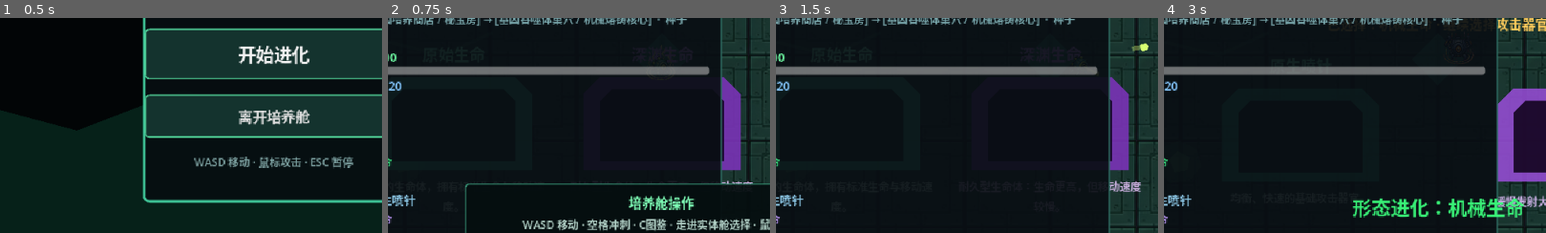
Above: before the commit, frames 1-4 (left to right).
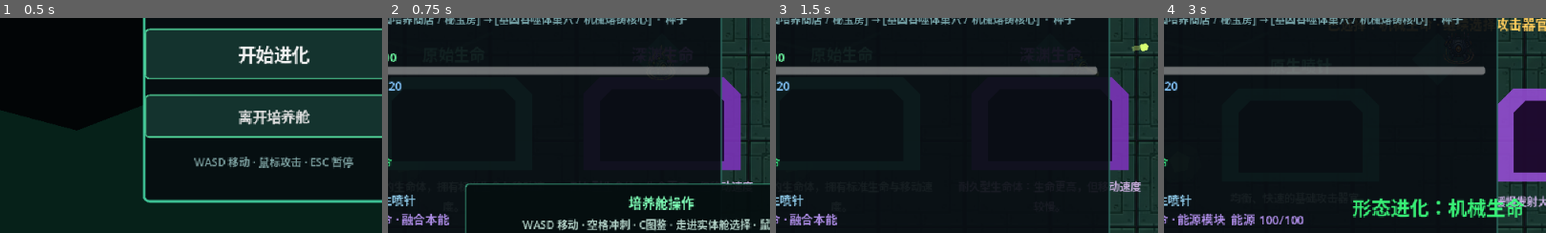
Above: after the commit, the same moments.

Repository: LIJUNCAN1/-Roguelike
Game: Godot game, scene res://scenes/ui/title_screen.tscn
Same seed, same stepped clock (60 frames per second), same inputs: the game is played once before the commit and once after it.
Inputs (mouse positions are % of the whole screen's width and height, from its top left):
- Up to frame 1 (0.5 s): no input
- Up to frame 2 (0.75 s): click "开始进化" at 0.5 s
- Up to frame 3 (1.5 s): tap Enter (ui_accept) at 1.25 s; move the mouse to (72, 45) at 1.27 s; press the mouse at (72, 45) at 1.28 s; hold D (move_right) from 1.28 s (still down)
- Up to frame 4 (3 s): tap Enter (ui_accept) at 1.52, 2.27 s; move the mouse to (30, 55) at 2.02 s; release D (move_right) at 2.03 s; release the mouse at (30, 55) at 2.03 s; hold S (move_down) 2.03-2.78 s; click (30, 55) at 2.1 s; move the mouse to (60, 28) at 2.77 s; hold D (move_right) from 2.78 s (still down); hold P (damage_test_player) from 2.78 s (still down)
The pictures show only the part of the screen within x 14-64%, y 40-90%; the shares and areas given below are measured in that part.

Frame 1 is identical in both runs. In frame 2, 0.5% of the frame differs, in the area x 2-16%, y 90-97%; in frame 3, 0.5%; in frame 4, 1.1%, in the area x 2-37%, y 90-97%.

Commit message:
feat: differentiate playable lifeforms

Diff:
--- a/data/characters/abyss_life.tres
+++ b/data/characters/abyss_life.tres
@@ -1,7 +1,8 @@
-[gd_resource type="Resource" script_class="CharacterData" load_steps=3 format=3]
+[gd_resource type="Resource" script_class="CharacterData" load_steps=4 format=3]
 
 [ext_resource type="Script" path="res://scripts/actors/character_data.gd" id="1_data"]
 [ext_resource type="Resource" path="res://data/evolutions/abyss_base_life.tres" id="2_evolution"]
+[ext_resource type="Resource" path="res://data/characters/traits/abyss_devour_trait.tres" id="3_trait"]
 
 [resource]
 script = ExtResource("1_data")
@@ -9,5 +10,6 @@
 display_name = "深渊生命"
 description = "耐久型生命体：生命更高，但移动速度较慢。"
 base_evolution = ExtResource("2_evolution")
+trait_data = ExtResource("3_trait")
 max_health = 125.0
 move_speed = 105.0
--- a/data/characters/mechanical_life.tres
+++ b/data/characters/mechanical_life.tres
@@ -1,7 +1,8 @@
-[gd_resource type="Resource" script_class="CharacterData" load_steps=3 format=3]
+[gd_resource type="Resource" script_class="CharacterData" load_steps=4 format=3]
 
 [ext_resource type="Script" path="res://scripts/actors/character_data.gd" id="1_data"]
 [ext_resource type="Resource" path="res://data/evolutions/mechanical_base_life.tres" id="2_evolution"]
+[ext_resource type="Resource" path="res://data/characters/traits/mechanical_energy_trait.tres" id="3_trait"]
 
 [resource]
 script = ExtResource("1_data")
@@ -9,5 +10,6 @@
 display_name = "机械生命"
 description = "高机动生命体：速度更快，但最大生命较低。"
 base_evolution = ExtResource("2_evolution")
+trait_data = ExtResource("3_trait")
 max_health = 85.0
 move_speed = 135.0
--- a/data/characters/original_life.tres
+++ b/data/characters/original_life.tres
@@ -1,7 +1,8 @@
-[gd_resource type="Resource" script_class="CharacterData" load_steps=3 format=3]
+[gd_resource type="Resource" script_class="CharacterData" load_steps=4 format=3]
 
 [ext_resource type="Script" path="res://scripts/actors/character_data.gd" id="1_character_data"]
 [ext_resource type="Resource" path="res://data/evolutions/base_life.tres" id="2_evolution"]
+[ext_resource type="Resource" path="res://data/characters/traits/original_fusion_trait.tres" id="3_trait"]
 
 [resource]
 script = ExtResource("1_character_data")
@@ -9,5 +10,6 @@
 display_name = "原始生命"
 description = "均衡的生命体，拥有标准生命与移动速度。"
 base_evolution = ExtResource("2_evolution")
+trait_data = ExtResource("3_trait")
 max_health = 100.0
 move_speed = 120.0
--- /dev/null
+++ b/data/characters/traits/abyss_devour_trait.tres
@@ -0,0 +1,12 @@
+[gd_resource type="Resource" script_class="CharacterTraitData" load_steps=2 format=3]
+
+[ext_resource type="Script" path="res://scripts/characters/character_trait_data.gd" id="1"]
+
+[resource]
+script = ExtResource("1")
+id = &"abyss_devour"
+display_name = "深渊吞噬"
+description = "吸血、剧毒与冰冻攻击伤害提高 15%，吸血和控制效果强化。"
+abyss_damage_multiplier = 1.15
+lifesteal_multiplier = 1.5
+control_duration_multiplier = 1.5
--- /dev/null
+++ b/data/characters/traits/mechanical_energy_trait.tres
@@ -0,0 +1,13 @@
+[gd_resource type="Resource" script_class="CharacterTraitData" load_steps=2 format=3]
+
+[ext_resource type="Script" path="res://scripts/characters/character_trait_data.gd" id="1"]
+
+[resource]
+script = ExtResource("1")
+id = &"energy_module"
+display_name = "能源模块"
+description = "拥有 100 点能源；攻击消耗 20 点，使本次伤害提高 35%，能源自动恢复。"
+max_energy = 100.0
+energy_regeneration = 12.0
+powered_attack_cost = 20.0
+powered_attack_damage_multiplier = 1.35
--- /dev/null
+++ b/data/characters/traits/original_fusion_trait.tres
@@ -0,0 +1,10 @@
+[gd_resource type="Resource" script_class="CharacterTraitData" load_steps=2 format=3]
+
+[ext_resource type="Script" path="res://scripts/characters/character_trait_data.gd" id="1"]
+
+[resource]
+script = ExtResource("1")
+id = &"fusion_instinct"
+display_name = "融合本能"
+description = "激活任意基因共鸣后，所有攻击伤害提高 25%。"
+fusion_damage_multiplier = 1.25
--- a/scenes/main/main.tscn
+++ b/scenes/main/main.tscn
@@ -111,6 +111,7 @@
 [node name="CharacterStatusPresenter" type="Node" parent="."]
 script = ExtResource("16_character_status")
 character_manager_path = NodePath("../World/Player/CharacterManager")
+trait_manager_path = NodePath("../World/Player/CharacterTraitManager")
 status_label_path = NodePath("../Interface/StagePanel/MarginContainer/Labels/CharacterStatus")
 
 [node name="CompanionStatusPresenter" type="Node" parent="."]
--- a/scenes/player/player.tscn
+++ b/scenes/player/player.tscn
@@ -31,6 +31,7 @@
 [ext_resource type="Resource" path="res://data/evolutions/plague_hive.tres" id="29_plague_hive"]
 [ext_resource type="Script" path="res://scripts/run/run_progression.gd" id="30_progression"]
 [ext_resource type="Script" path="res://scripts/art/pixel_actor_presenter.gd" id="31_pixel_presenter"]
+[ext_resource type="Script" path="res://scripts/characters/character_trait_manager.gd" id="32_trait_manager"]
 
 [sub_resource type="CircleShape2D" id="CircleShape2D_player"]
 radius = 7.0
@@ -81,9 +82,13 @@
 [node name="RunProgression" type="Node" parent="."]
 script = ExtResource("30_progression")
 
+[node name="CharacterTraitManager" type="Node" parent="."]
+script = ExtResource("32_trait_manager")
+fusion_manager_path = NodePath("../FusionManager")
+
 [node name="AttackModifierStack" type="Node" parent="."]
 script = ExtResource("9_modifier_stack")
-modifier_paths = Array[NodePath]([NodePath("../GeneManager"), NodePath("../FusionManager"), NodePath("../EvolutionSystem"), NodePath("../RelicManager"), NodePath("../RunProgression")])
+modifier_paths = Array[NodePath]([NodePath("../GeneManager"), NodePath("../FusionManager"), NodePath("../EvolutionSystem"), NodePath("../RelicManager"), NodePath("../RunProgression"), NodePath("../CharacterTraitManager")])
 
 [node name="WeaponComponent" type="Node" parent="."]
 script = ExtResource("4_weapon_component")
@@ -99,6 +104,7 @@
 script = ExtResource("20_character_manager")
 default_character = ExtResource("3_character_data")
 evolution_system_path = NodePath("../EvolutionSystem")
+trait_manager_path = NodePath("../CharacterTraitManager")
 
 [node name="CompanionManager" type="Node" parent="."]
 script = ExtResource("21_companion_manager")
--- a/scripts/actors/character_data.gd
+++ b/scripts/actors/character_data.gd
@@ -6,6 +6,7 @@
 @export var display_name: String
 @export_multiline var description: String
 @export var base_evolution: EvolutionData
+@export var trait_data: CharacterTraitData
 
 @export_group("Survival")
 @export_range(1.0, 1000000.0, 1.0, "or_greater")
--- a/scripts/characters/character_manager.gd
+++ b/scripts/characters/character_manager.gd
@@ -5,11 +5,15 @@
 
 @export var default_character: CharacterData
 @export_node_path("Node") var evolution_system_path: NodePath
+@export_node_path("Node") var trait_manager_path: NodePath
 
 @onready var player: CharacterBody2D = get_parent() as CharacterBody2D
 @onready var evolution_system: EvolutionSystem = get_node(
 	evolution_system_path
 ) as EvolutionSystem
+@onready var trait_manager: CharacterTraitManager = get_node(
+	trait_manager_path
+) as CharacterTraitManager
 
 var current_character: CharacterData
 
@@ -30,6 +34,7 @@
 	):
 		return false
 	current_character = character
+	trait_manager.configure(character.trait_data)
 	character_changed.emit(character)
 	return true
 
--- a/scripts/characters/character_status_presenter.gd
+++ b/scripts/characters/character_status_presenter.gd
@@ -1,11 +1,15 @@
 extends Node
 
 @export_node_path("Node") var character_manager_path: NodePath
+@export_node_path("Node") var trait_manager_path: NodePath
 @export_node_path("Label") var status_label_path: NodePath
 
 @onready var character_manager: CharacterManager = get_node(
 	character_manager_path
 ) as CharacterManager
+@onready var trait_manager: CharacterTraitManager = get_node(
+	trait_manager_path
+) as CharacterTraitManager
 @onready var status_label: Label = get_node(
 	status_label_path
 ) as Label
@@ -13,6 +17,7 @@
 
 func _ready() -> void:
 	character_manager.character_changed.connect(_update_status)
+	trait_manager.energy_changed.connect(_on_energy_changed)
 	_update_status(character_manager.current_character)
 
 
@@ -20,4 +25,34 @@
 	if character == null:
 		status_label.text = "角色：未选择"
 		return
-	status_label.text = "角色：%s" % character.display_name
+	var trait_name := (
+		character.trait_data.display_name
+		if character.trait_data != null
+		else "无特性"
+	)
+	status_label.text = "角色：%s · %s" % [
+		character.display_name,
+		trait_name,
+	]
+	if trait_manager.get_max_energy() > 0.0:
+		_on_energy_changed(
+			trait_manager.current_energy,
+			trait_manager.get_max_energy()
+		)
+
+
+func _on_energy_changed(
+	current_energy: float,
+	max_energy: float
+) -> void:
+	if max_energy <= 0.0:
+		return
+	var character := character_manager.current_character
+	if character == null or character.trait_data == null:
+		return
+	status_label.text = "角色：%s · %s  能源 %.0f/%.0f" % [
+		character.display_name,
+		character.trait_data.display_name,
+		current_energy,
+		max_energy,
+	]
--- /dev/null
+++ b/scripts/characters/character_trait_data.gd
@@ -0,0 +1,29 @@
+class_name CharacterTraitData
+extends Resource
+
+@export_group("Identity")
+@export var id: StringName
+@export var display_name: String
+@export_multiline var description: String
+
+@export_group("Original Life")
+@export_range(1.0, 10.0, 0.05, "or_greater")
+var fusion_damage_multiplier: float = 1.0
+
+@export_group("Abyss Life")
+@export_range(1.0, 10.0, 0.05, "or_greater")
+var abyss_damage_multiplier: float = 1.0
+@export_range(1.0, 10.0, 0.05, "or_greater")
+var lifesteal_multiplier: float = 1.0
+@export_range(1.0, 10.0, 0.05, "or_greater")
+var control_duration_multiplier: float = 1.0
+
+@export_group("Mechanical Life")
+@export_range(0.0, 1000.0, 1.0, "or_greater")
+var max_energy: float = 0.0
+@export_range(0.0, 1000.0, 0.5, "or_greater")
+var energy_regeneration: float = 0.0
+@export_range(0.0, 1000.0, 1.0, "or_greater")
+var powered_attack_cost: float = 0.0
+@export_range(1.0, 10.0, 0.05, "or_greater")
+var powered_attack_damage_multiplier: float = 1.0
--- /dev/null
+++ b/scripts/characters/character_trait_manager.gd
@@ -0,0 +1,102 @@
+class_name CharacterTraitManager
+extends Node
+
+signal trait_changed(trait_data: CharacterTraitData)
+signal energy_changed(current_energy: float, max_energy: float)
+
+@export_node_path("Node") var fusion_manager_path: NodePath
+
+@onready var fusion_manager: FusionManager = get_node(
+	fusion_manager_path
+) as FusionManager
+
+var active_trait: CharacterTraitData
+var current_energy: float = 0.0
+
+
+func _ready() -> void:
+	set_process(false)
+
+
+func _process(delta: float) -> void:
+	if active_trait == null or active_trait.max_energy <= 0.0:
+		return
+	var previous_energy := current_energy
+	current_energy = minf(
+		current_energy + active_trait.energy_regeneration * delta,
+		active_trait.max_energy
+	)
+	if not is_equal_approx(previous_energy, current_energy):
+		energy_changed.emit(current_energy, active_trait.max_energy)
+
+
+func configure(trait_data: CharacterTraitData) -> void:
+	active_trait = trait_data
+	current_energy = (
+		trait_data.max_energy if trait_data != null else 0.0
+	)
+	set_process(
+		trait_data != null and trait_data.max_energy > 0.0
+	)
+	trait_changed.emit(active_trait)
+	energy_changed.emit(current_energy, get_max_energy())
+
+
+func modify_attack(attack_context: AttackContext) -> void:
+	if active_trait == null or attack_context == null:
+		return
+	if (
+		active_trait.fusion_damage_multiplier > 1.0
+		and not fusion_manager.get_active_fusions().is_empty()
+	):
+		attack_context.projectile_data.damage *= (
+			active_trait.fusion_damage_multiplier
+		)
+		attack_context.add_tag(&"original_fusion_mastery")
+
+	var is_abyss_attack := (
+		attack_context.has_tag(&"lifesteal")
+		or attack_context.has_tag(&"venom")
+		or attack_context.has_tag(&"frost")
+	)
+	if is_abyss_attack:
+		attack_context.projectile_data.damage *= (
+			active_trait.abyss_damage_multiplier
+		)
+		attack_context.add_tag(&"abyss_affinity")
+	for effect in attack_context.impact_effects:
+		if effect is LifestealImpactEffect:
+			(effect as LifestealImpactEffect).heal_ratio *= (
+				active_trait.lifesteal_multiplier
+			)
+		elif effect is SlowImpactEffect:
+			(effect as SlowImpactEffect).duration *= (
+				active_trait.control_duration_multiplier
+			)
+
+	if (
+		active_trait.max_energy > 0.0
+		and active_trait.powered_attack_cost > 0.0
+		and current_energy >= active_trait.powered_attack_cost
+	):
+		current_energy -= active_trait.powered_attack_cost
+		attack_context.projectile_data.damage *= (
+			active_trait.powered_attack_damage_multiplier
+		)
+		attack_context.add_tag(&"powered_module")
+		energy_changed.emit(current_energy, active_trait.max_energy)
+
+
+func get_max_energy() -> float:
+	return active_trait.max_energy if active_trait != null else 0.0
+
+
+func restore_energy(amount: float) -> void:
+	if active_trait == null or active_trait.max_energy <= 0.0:
+		return
+	current_energy = clampf(
+		current_energy + maxf(amount, 0.0),
+		0.0,
+		active_trait.max_energy
+	)
+	energy_changed.emit(current_energy, active_trait.max_energy)
--- /dev/null
+++ b/tests/character_trait_smoke_test.gd
@@ -0,0 +1,97 @@
+extends SceneTree
+
+
+func _init() -> void:
+	call_deferred("_run")
+
+
+func _run() -> void:
+	var player := (
+		load("res://scenes/player/player.tscn") as PackedScene
+	).instantiate() as CharacterBody2D
+	root.add_child(player)
+	await process_frame
+
+	var character_manager := player.get_node(
+		"CharacterManager"
+	) as CharacterManager
+	var trait_manager := player.get_node(
+		"CharacterTraitManager"
+	) as CharacterTraitManager
+	var gene_manager := player.get_node("GeneManager") as GeneManager
+	var modifier_stack := player.get_node(
+		"AttackModifierStack"
+	) as AttackModifierStack
+
+	for gene_path in [
+		"res://data/genes/fire_gene.tres",
+		"res://data/genes/split_gene.tres",
+		"res://data/genes/explosion_gene.tres",
+	]:
+		gene_manager.add_gene(load(gene_path) as GeneData)
+	var original_attack := _make_attack()
+	modifier_stack.modify_attack(original_attack)
+	if (
+		not original_attack.has_tag(&"original_fusion_mastery")
+		or original_attack.projectile_data.damage <= 10.0
+	):
+		push_error("Original Life did not amplify an active fusion.")
+		quit(1)
+		return
+
+	character_manager.select_character(
+		load("res://data/characters/abyss_life.tres") as CharacterData
+	)
+	gene_manager.add_gene(
+		load("res://data/genes/lifesteal_gene.tres") as GeneData
+	)
+	gene_manager.add_gene(
+		load("res://data/genes/frost_gene.tres") as GeneData
+	)
+	var abyss_attack := _make_attack()
+	modifier_stack.modify_attack(abyss_attack)
+	var lifesteal_ratio := 0.0
+	var slow_duration := 0.0
+	for effect in abyss_attack.impact_effects:
+		if effect is LifestealImpactEffect:
+			lifesteal_ratio = (effect as LifestealImpactEffect).heal_ratio
+		elif effect is SlowImpactEffect:
+			slow_duration = (effect as SlowImpactEffect).duration
+	if (
+		not abyss_attack.has_tag(&"abyss_affinity")
+		or lifesteal_ratio < 0.75
+		or slow_duration < 2.25
+	):
+		push_error("Abyss Life did not amplify devour/control effects.")
+		quit(1)
+		return
+
+	character_manager.select_character(
+		load("res://data/characters/mechanical_life.tres") as CharacterData
+	)
+	var energy_before := trait_manager.current_energy
+	var mechanical_attack := _make_attack()
+	trait_manager.modify_attack(mechanical_attack)
+	if (
+		not mechanical_attack.has_tag(&"powered_module")
+		or mechanical_attack.projectile_data.damage <= 10.0
+		or trait_manager.current_energy >= energy_before
+	):
+		push_error("Mechanical Life did not spend energy on a module attack.")
+		quit(1)
+		return
+	var spent_energy := trait_manager.current_energy
+	await create_timer(0.12).timeout
+	if trait_manager.current_energy <= spent_energy:
+		push_error("Mechanical energy did not regenerate.")
+		quit(1)
+		return
+
+	print("Character trait smoke test passed.")
+	quit()
+
+
+func _make_attack() -> AttackContext:
+	var projectile_data := ProjectileData.new()
+	projectile_data.damage = 10.0
+	return AttackContext.new(null, projectile_data, Vector2.RIGHT)
--- a/tests/evolution_system_smoke_test.gd
+++ b/tests/evolution_system_smoke_test.gd
@@ -93,7 +93,7 @@
 		)
 		or not is_equal_approx(
 			dragon_projectile.projectile_data.damage,
-			18.0
+			22.5
 		)
 	):
 		push_error("Fire dragon attack upgrade was not applied.")
--- a/tests/five_gene_combination_smoke_test.gd
+++ b/tests/five_gene_combination_smoke_test.gd
@@ -44,7 +44,7 @@
 	for child in projectiles.get_children():
 		var projectile := child as Projectile
 		if (
-			not is_equal_approx(projectile.projectile_data.damage, 18.0)
+			not is_equal_approx(projectile.projectile_data.damage, 22.5)
 			or projectile.projectile_data.max_hits != 3
 			or projectile.impact_effects.size() != 2
 		):
Not shown: 1 places in scenes/player/player.tscn that only renumber resources
Not shown, added: scripts/characters/character_trait_data.gd.uid
Not shown, added: scripts/characters/character_trait_manager.gd.uid
Not shown, added: tests/character_trait_smoke_test.gd.uid
